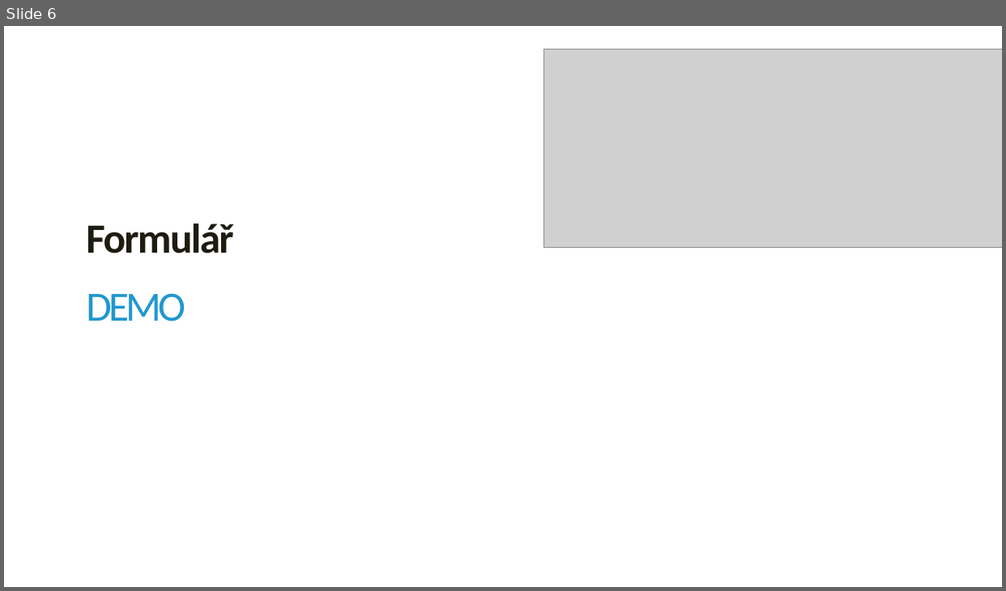
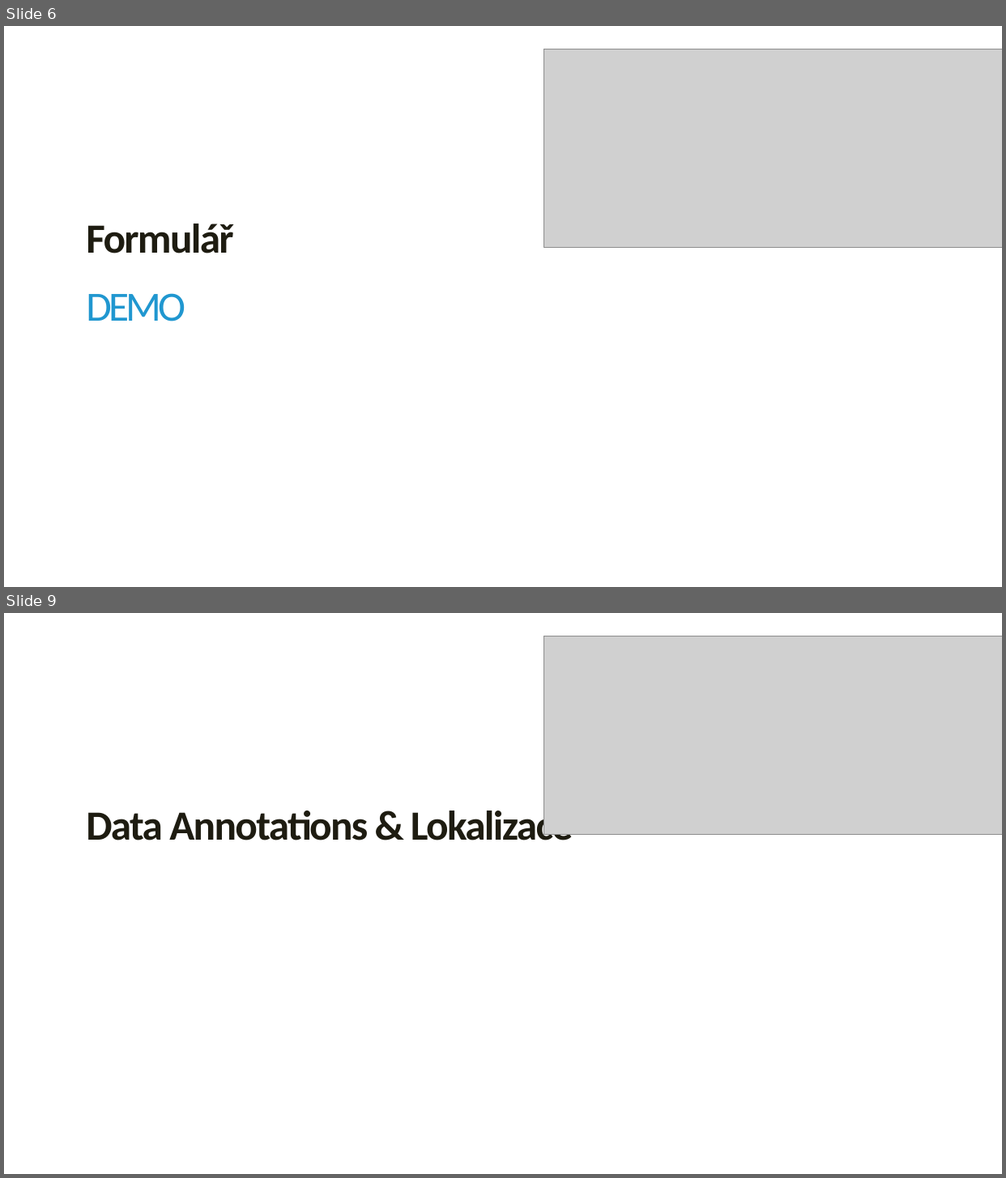
Before and after one commit to jirikanda/BlazorDemos, a slide deck: Presentation/04 - Blazor - Formuláře.pptx. Shown one above the other, each under a label of ours: slide 6 before the commit, slides 6 and 9 after it; the slides between them are not shown. The pictures are 1006x591 and 1006x1178 pixels, drawn with LibreOffice and Linux fonts; fonts in the diff are those of the drawing; grey boxes stand for pictures; background and template pictures are left out. Boxes give left, top, right and bottom in pixels: in the first picture for what was removed or moved away, otherwise in the second. Text is boxed around its words. In the diff, an @@ line names an element or a change of style, - is before the commit and + after.

```diff
--- a/Presentation/04 - Blazor - Formuláře.pptx
+++ b/Presentation/04 - Blazor - Formuláře.pptx
@@ slide 9 added at [4, 613, 1002, 1174], background #FFFFFF @@
@@ picture added at [544, 636, 1002, 835] @@
@@ text added at [86, 806, 573, 841], 40 pt, text #1E1C11, bold @@
+Data Annotations & Lokalizace
```
Also in this commit, not shown: 2 slides changed, 4 other slides added, 10 other files.
